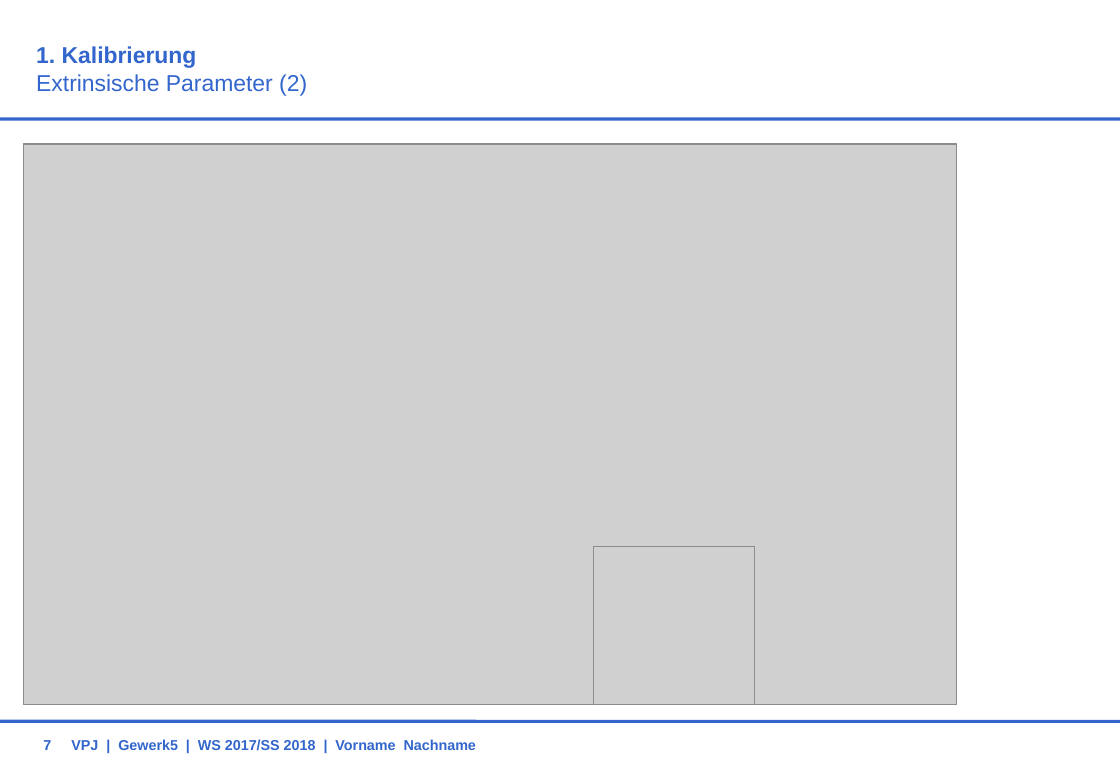
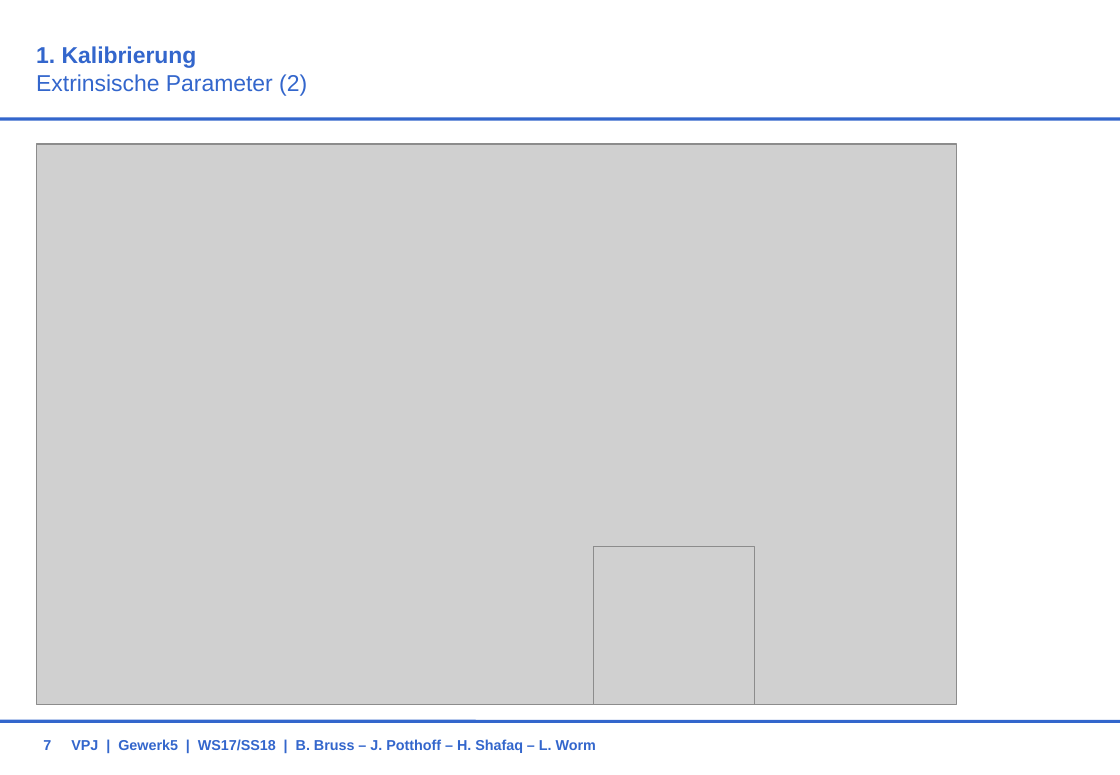
Before and after one commit to BBRUSS/VPJW17G5, a slide deck: slide 7 of 11_Orga/KonzeptG5.ppt. Drawn at 1120x775 pixels with LibreOffice and Linux fonts; fonts in the diff are those of the drawing; grey boxes stand for pictures; background and template pictures are left out. Boxes give left, top, right and bottom in pixels: in the first picture for what was removed or moved away, otherwise in the second. Text is boxed around its words. In the diff, an @@ line names an element or a change of style, - is before the commit and + after.

```diff
--- a/11_Orga/KonzeptG5.ppt
+++ b/11_Orga/KonzeptG5.ppt
@@ picture: place and size @@
-picture at (24, 144, 957, 705)
+picture at (36, 144, 956, 705)
@@ text at (71, 739, 596, 753): text changed @@
-VPJ | Gewerk5 | WS 2017/SS 2018 | Vorname Nachname
+VPJ | Gewerk5 | WS17/SS18 | B. Bruss – J. Potthoff – H. Shafaq – L. Worm
```
Also in this commit, not shown: 12 other slides changed, 1 other file.
